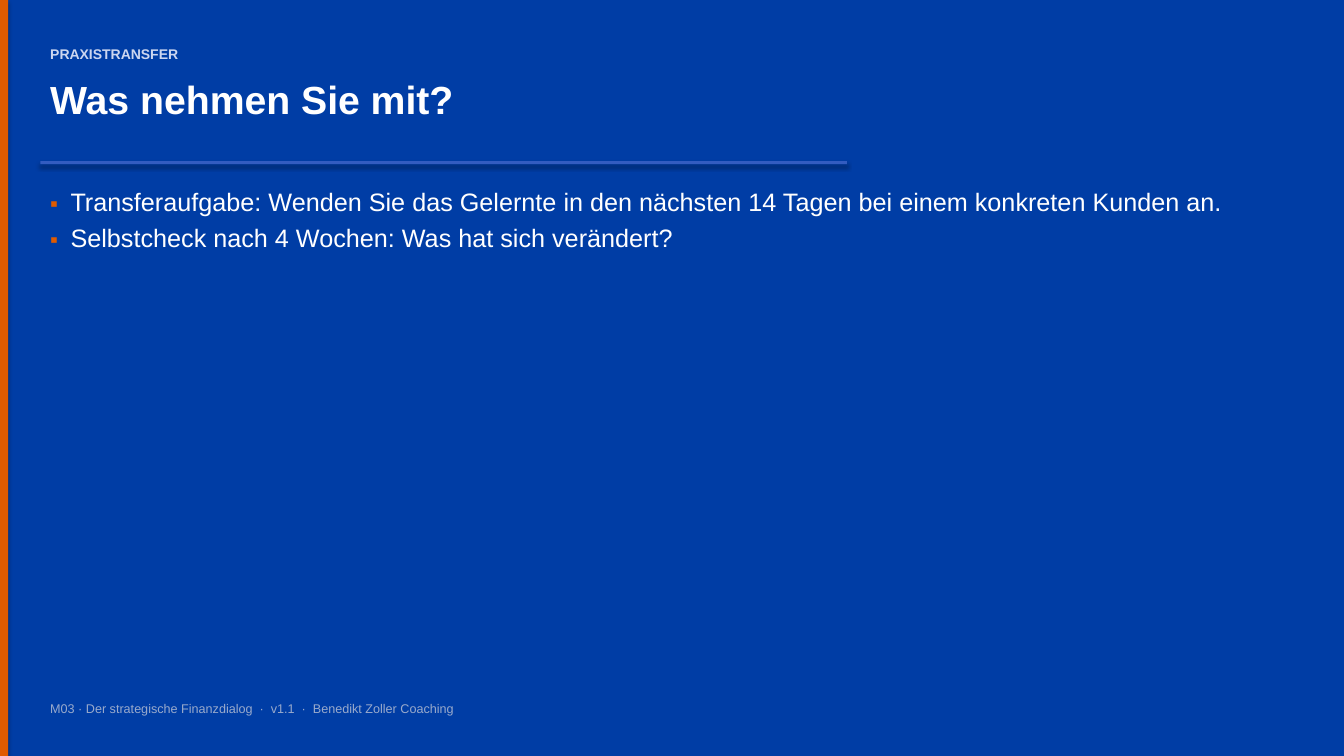
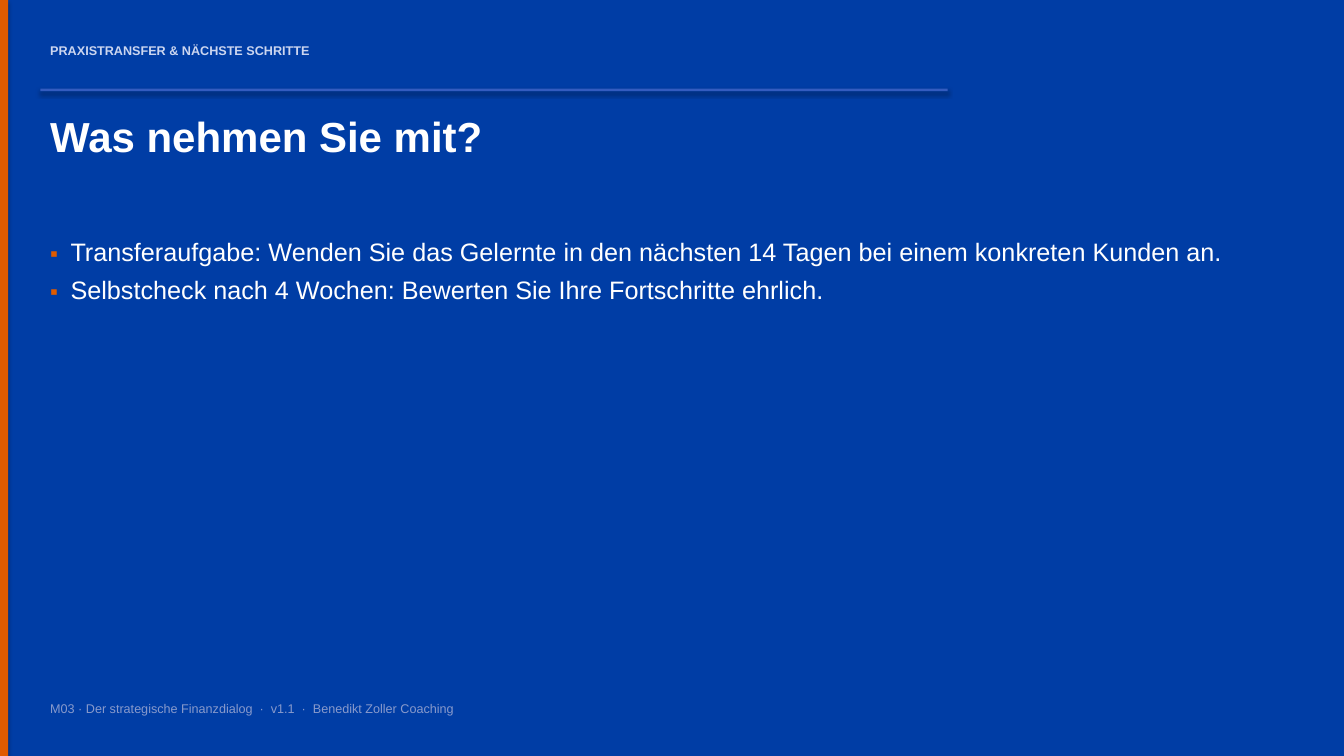
Before and after one commit to ck5rqc47pr-byte/firmenkundenakademie-online, a slide deck: slide 19 of public/downloads/praesentation/M03.pptx (slide 11 before the commit). Drawn at 1344x756 pixels with LibreOffice and Linux fonts; fonts in the diff are those of the drawing. Boxes give left, top, right and bottom in pixels: in the first picture for what was removed or moved away, otherwise in the second. Text is boxed around its words. In the diff, an @@ line names an element or a change of style, - is before the commit and + after.

```diff
--- a/public/downloads/praesentation/M03.pptx
+++ b/public/downloads/praesentation/M03.pptx
@@ text at [50,45,309,55]: text changed; size 10 to 9 pt @@
-PRAXISTRANSFER
+PRAXISTRANSFER & NÄCHSTE SCHRITTE
@@ rectangle: place and size @@
-rectangle at [40,161,847,164]
+rectangle at [40,89,948,92]
@@ text "Was nehmen Sie mit?": place and size @@
-text "Was nehmen Sie mit?" at [50,85,454,115]
+text "Was nehmen Sie mit?" at [50,121,483,153]
@@ text "Was nehmen Sie mit?" at [50,121,483,153]: size 28 to 30 pt @@
@@ text "▪ Transferaufgabe: Wenden Sie das ...": place and size @@
-text "▪ Transferaufgabe: Wenden Sie das ..." at [71,192,1221,248]
+text "▪ Transferaufgabe: Wenden Sie das ..." at [71,242,1221,300]
@@ text at [71,242,1221,267]: more space between paragraphs @@
@@ text at [71,280,823,300]: text changed @@
-▪ Selbstcheck nach 4 Wochen: Was hat sich verändert?
+▪ Selbstcheck nach 4 Wochen: Bewerten Sie Ihre Fortschritte ehrlich.
@@ text "M03 · Der strategische Finanzdialog ..." at [50,704,453,716]: text colour #99AACC to #889ACC @@
```
Also in this commit, not shown: 2 other slides changed, 16 slides added, 8 slides removed, 23 other files.
